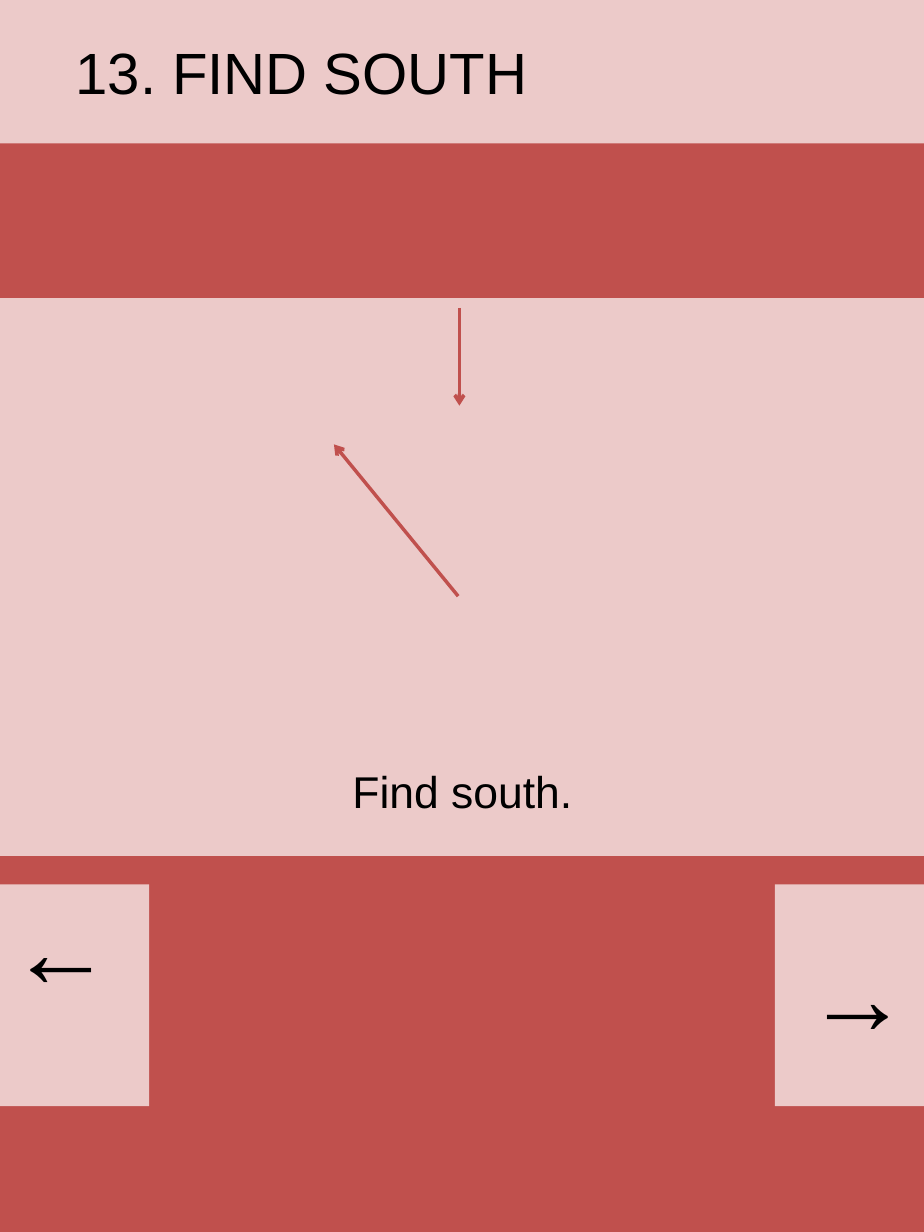
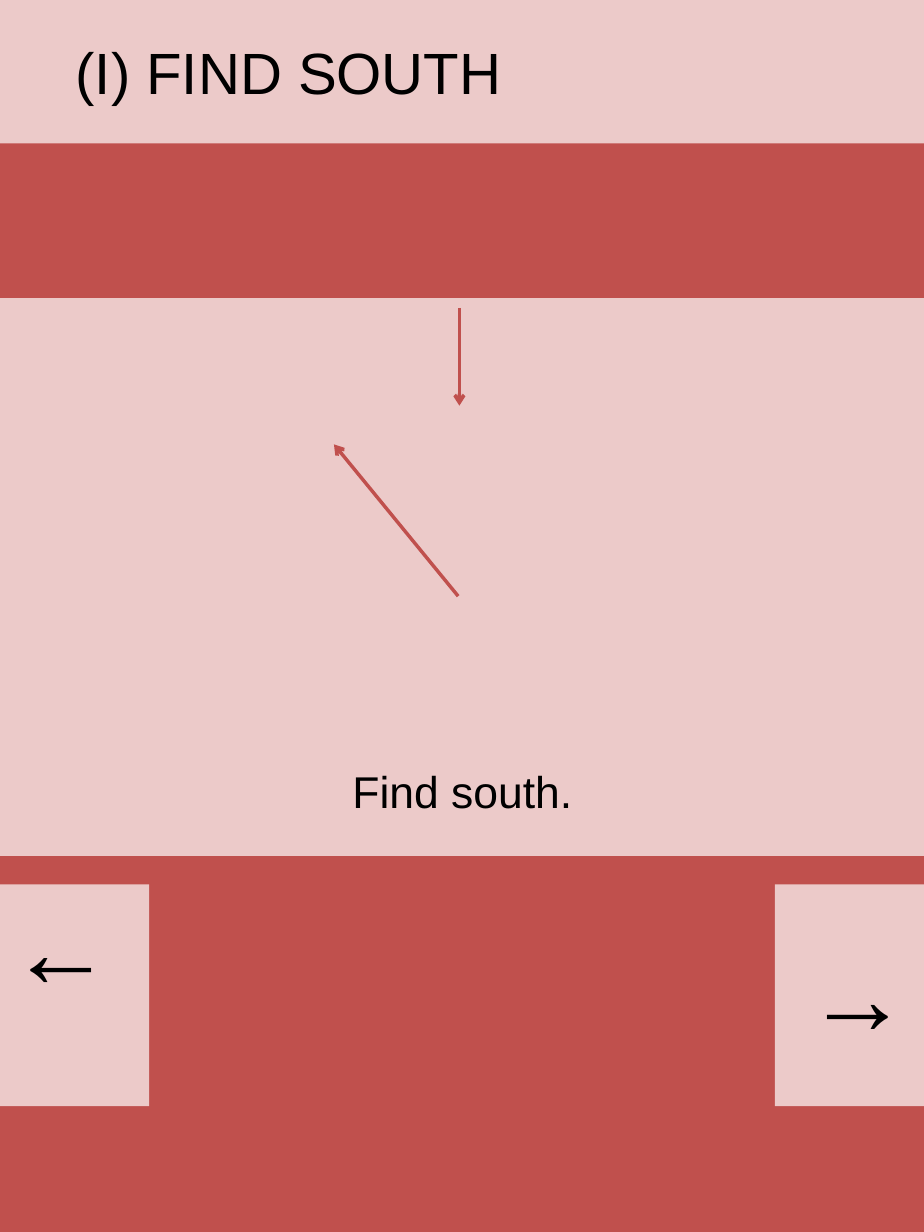
Before and after one commit to yobitechnologies/C3, a slide deck: slide 14 of Concept.pptx. Drawn at 924x1232 pixels with LibreOffice and Linux fonts; fonts in the diff are those of the drawing. Boxes give left, top, right and bottom in pixels: in the first picture for what was removed or moved away, otherwise in the second. Text is boxed around its words. In the diff, an @@ line names an element or a change of style, - is before the commit and + after.

```diff
--- a/Concept.pptx
+++ b/Concept.pptx
@@ text at bbox=[76, 52, 501, 105]: text changed @@
-13. FIND SOUTH
+(I) FIND SOUTH
```
Also in this commit, not shown: 13 other slides changed, 15 other files.
